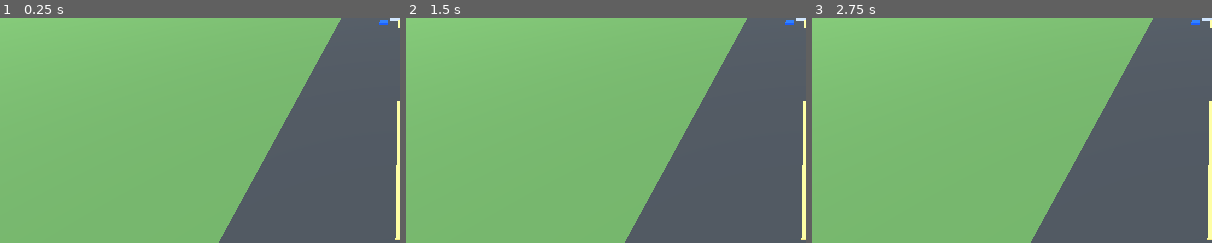
Above: before the commit, frames 1-3 (left to right).
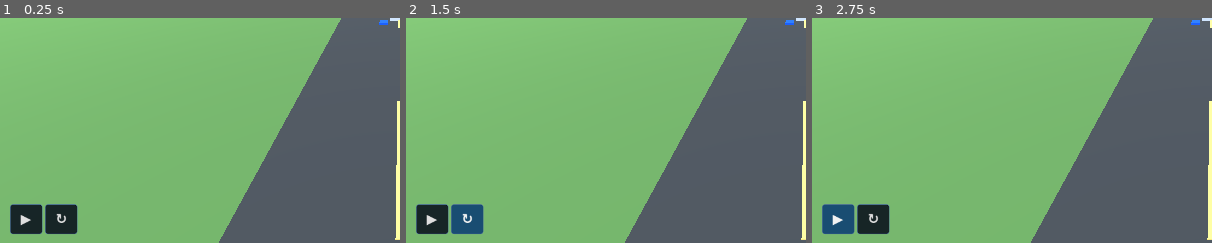
Above: after the commit, the same moments.

Repository: amire2000/fly_smart
Game: Godot game, scene res://scenes/main.tscn
Two runs of this game, one before a commit and one after it. Both use one fixed random seed, a clock stepped at 60 frames per second and the inputs below.
Inputs (mouse positions are % of the whole screen's width and height, from its top left):
- Up to frame 1 (0.25 s): no input
- Up to frame 2 (1.5 s): click (3, 95) at 0.5 s, where only the run after the commit has a clickable "▶"; click (8, 95) at 1.25 s, where only the run after the commit has a clickable "↻"
- Up to frame 3 (2.75 s): click (3, 95) at 2 s, where only the run after the commit has a clickable "▶"
The pictures show only the part of the screen within x 0-50%, y 50-100%; the shares and areas given below are measured in that part.

The runs differ from the first frame. In frame 1, 2.2% of the frame differs, in the area x 2-20%, y 82-96%; in frame 2, 2.2%; in frame 3, 2.2%.

Commit message:
move telemetry and bbox overlay into godot

Diff:
--- a/godot/scripts/main.gd
+++ b/godot/scripts/main.gd
@@ -9,6 +9,7 @@
 const FRAME_BYTES := WIDTH * HEIGHT * 3  # tightly packed RGB8
 const POSE_PORT := 9100
 const COLLISION_PORT := 9101
+const CONTROL_PORT := 9102
 const FPV_MOUNT := Transform3D(Basis(Vector3.UP, -PI / 2.0), Vector3(0.35, 0.05, 0.0))
 const SPECTATOR_TURN_SPEED := 0.01
 
@@ -21,6 +22,9 @@
 var _shm: FileAccess
 var _pose_socket := PacketPeerUDP.new()
 var _collision_socket := PacketPeerUDP.new()
+var _control_socket := PacketPeerUDP.new()
+var _bbox_panel: Panel
+var _telemetry_label: Label
 var _active_slot := 0
 var _sequence := 0
 var _latest_pose: Dictionary = {}
@@ -36,6 +40,7 @@
 	_build_target()
 	_build_cameras()
 	_collision_socket.connect_to_host("127.0.0.1", COLLISION_PORT)
+	_control_socket.connect_to_host("127.0.0.1", CONTROL_PORT)
 	var bind_error := _pose_socket.bind(POSE_PORT, "127.0.0.1")
 	if bind_error != OK:
 		push_error("Cannot listen for PyBullet poses on UDP %d: %s" % [POSE_PORT, bind_error])
@@ -143,6 +148,7 @@
 			_collision_reported = false
 		_apply_pose(value.get("drone"), _drone)
 		_apply_pose(value.get("target"), _target)
+		_update_fpv_overlay(value.get("overlay", {}))
 
 
 func _apply_pose(raw_pose: Variant, node: Node3D) -> void:
@@ -204,6 +210,24 @@
 	preview.texture = _fpv_viewport.get_texture()
 	preview.expand_mode = TextureRect.EXPAND_IGNORE_SIZE
 	overlay.add_child(preview)
+	_bbox_panel = Panel.new()
+	_bbox_panel.name = "RedTargetBoundingBox"
+	_bbox_panel.visible = false
+	var bbox_style := StyleBoxFlat.new()
+	bbox_style.bg_color = Color(0, 0, 0, 0)
+	bbox_style.border_color = Color(1.0, 0.82, 0.0, 0.95)
+	bbox_style.set_border_width_all(2)
+	_bbox_panel.add_theme_stylebox_override("panel", bbox_style)
+	overlay.add_child(_bbox_panel)
+
+	_telemetry_label = Label.new()
+	_telemetry_label.name = "FPVTelemetry"
+	_telemetry_label.position = Vector2(18, 18)
+	_telemetry_label.add_theme_font_size_override("font_size", 14)
+	_telemetry_label.add_theme_color_override("font_color", Color.WHITE)
+	_telemetry_label.add_theme_color_override("font_outline_color", Color(0, 0, 0, 0.9))
+	_telemetry_label.add_theme_constant_override("outline_size", 4)
+	overlay.add_child(_telemetry_label)
 
 	var axes := Label.new()
 	axes.name = "WorldAxes"
@@ -215,6 +239,69 @@
 	axes.offset_right = -16
 	axes.offset_bottom = 80
 	overlay.add_child(axes)
+
+	var controls := HBoxContainer.new()
+	controls.name = "SimulationControls"
+	controls.set_anchors_preset(Control.PRESET_BOTTOM_LEFT)
+	controls.offset_left = 16
+	controls.offset_top = -62
+	controls.offset_right = 136
+	controls.offset_bottom = -14
+	overlay.add_child(controls)
+	_add_control_button(controls, "▶", "Start simulation", "start")
+	_add_control_button(controls, "↻", "Reset simulation", "reset")
+
+
+func _add_control_button(parent: Control, icon: String, tooltip: String, action: String) -> void:
+	var button := Button.new()
+	button.text = icon
+	button.tooltip_text = tooltip
+	button.custom_minimum_size = Vector2(52, 44)
+	button.add_theme_font_size_override("font_size", 22)
+	var normal := StyleBoxFlat.new()
+	normal.bg_color = Color(0.05, 0.08, 0.12, 0.9)
+	normal.border_color = Color(0.28, 0.42, 0.58, 0.95)
+	normal.set_border_width_all(1)
+	normal.set_corner_radius_all(4)
+	button.add_theme_stylebox_override("normal", normal)
+	var hover := normal.duplicate()
+	hover.bg_color = Color(0.08, 0.28, 0.45, 0.95)
+	button.add_theme_stylebox_override("hover", hover)
+	button.pressed.connect(_send_control.bind(action))
+	parent.add_child(button)
+
+
+func _send_control(action: String) -> void:
+	_control_socket.put_packet(JSON.stringify({"event": "simulation_control", "action": action}).to_utf8_buffer())
+
+
+func _update_fpv_overlay(raw_overlay: Variant) -> void:
+	if not raw_overlay is Dictionary:
+		return
+	var overlay: Dictionary = raw_overlay
+	var bbox: Variant = overlay.get("bbox")
+	if bbox is Array and bbox.size() == 4:
+		_bbox_panel.visible = true
+		_bbox_panel.position = Vector2(10 + float(bbox[0]) * 0.75, 10 + float(bbox[1]) * 0.75)
+		_bbox_panel.size = Vector2(float(bbox[2]) * 0.75, float(bbox[3]) * 0.75)
+	else:
+		_bbox_panel.visible = false
+	_telemetry_label.text = "phase: %s\npitch: %s deg   thrust: %s N\nscale: %s px   growth: %s px/s\nTTC: %s s\nvx command: %s m/s   vz command: %s m/s" % [
+			str(overlay.get("phase", "takeoff")),
+			_format_overlay_value(overlay.get("pitch_deg")),
+			_format_overlay_value(overlay.get("thrust_n")),
+			_format_overlay_value(overlay.get("bbox_scale_px")),
+			_format_overlay_value(overlay.get("bbox_growth_px_s")),
+			_format_overlay_value(overlay.get("ttc_s")),
+			_format_overlay_value(overlay.get("command_vx_mps")),
+			_format_overlay_value(overlay.get("command_vz_mps")),
+		]
+
+
+func _format_overlay_value(value: Variant) -> String:
+	if value == null:
+		return "--"
+	return "%.1f" % float(value)
 
 
 func _add_box(parent: Node, pos: Vector3, size: Vector3, color: Color) -> void:
Not shown, changed: AGENTS.md
Not shown, added: docs/design/README.md
Not shown, added: docs/design/godot-fpv-telemetry-overlay.md
Not shown, changed: docs/design/godot-interactive-attempt-controls.md
Not shown, added: docs/design/godot-interactive-controls.md
Not shown, changed: docs/design/godot-opencv-preview.md
Not shown, changed: godot/README.md
Not shown, changed: src/fly_smart/simulation/cli.py
Not shown, changed: src/fly_smart/simulation/godot_bridge.py
Not shown, changed: src/fly_smart/simulation/gui_helper.py
Not shown, changed: src/fly_smart/simulation/runner.py
Not shown, added: tests/test_interactive_controls.py
